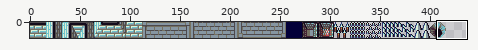
One commit to this sprite sheet: assets/tileset.png. The first picture is a wide view before the edit; the outline marks the close-up.
Close-up. As it was:
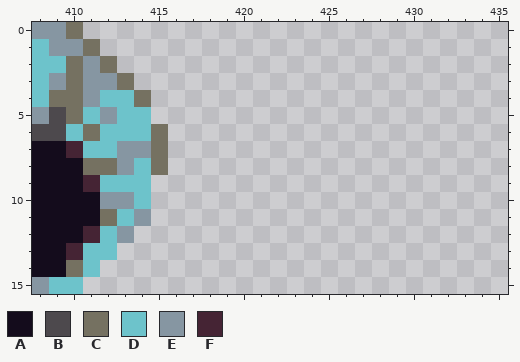
The file is 464x16 pixels. Colours within 5 levels of each other are drawn and written as one. Shown: x 408..435, y 0..15. The wide view leaves out empty margins.
Palette (. is transparent): A #140c1c  B #4d494d  C #757161  D #6dc3cb  E #8696a2  F #452434
Pixels before, first column x 408:
 0 EEC.....
 1 DEEC....
 2 DDCEC...
 3 DECEEC..
 4 DCCEDDC.
 5 EBCDEDD.
 6 BBDCDDDC
 7 AAFDDEEC
 8 AAACCEDC
 9 AAAFDDD.
10 AAAAEED.
11 AAAACDE.
12 AAAFDE..
13 AAFDD...
14 AACD....
15 EDD.....
After:
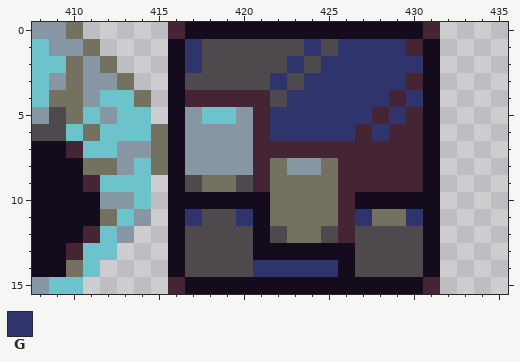
Colours new in this view: G #30346d
Diff:
There is now colour A in row 0 at x 417 to 430; in rows 1 to 9 at x 416 and 431; in row 10 at x 416 to 421 and 427 to 431; in rows 11 to 12 at x 416, 421 and 431; in row 13 at x 416, 421 to 426 and 431; in row 14 at x 416, 426 and 431.
There is now colour A in row 15 at x 417 to 430.
There is now colour B in row 1 at x 418 to 423 and 425; in row 2 at x 418 to 422 and 424; in row 3 at x 417 to 421 and 423; in row 4 at x 422; in row 9 at x 417 and 420; in row 11 at x 418 to 419.
There is now colour B in row 12 at x 417 to 420, 422, 425 and 427 to 430; in rows 13 to 14 at x 417 to 420 and 427 to 430.
There is now colour C in row 8 at x 422 and 425; in row 9 at x 418 to 419 and 422 to 425; in row 10 at x 422 to 425; in row 11 at x 422 to 425 and 428 to 429; in row 12 at x 423 to 424.
There is now colour D in row 5 at x 418 to 419.
There is now colour E in row 5 at x 417 and 420; in rows 6 to 7 at x 417 to 420; in row 8 at x 417 to 420 and 423 to 424.
There is now colour F in row 0 at x 416 and 431; in row 1 at x 430; in row 3 at x 430; in row 4 at x 417 to 421 and 429; in row 5 at x 421, 428 and 430; in row 6 at x 421, 427 and 429 to 430.
There is now colour F in row 7 at x 421 to 430; in rows 8 to 9 at x 421 and 426 to 430; in rows 10 to 12 at x 426; in row 15 at x 416 and 431.
There is now colour G in row 1 at x 417, 424 and 426 to 429; in row 2 at x 417, 423 and 425 to 430; in row 3 at x 422 and 424 to 429; in row 4 at x 423 to 428 and 430; in row 5 at x 422 to 427 and 429; in row 6 at x 422 to 426 and 428.
There is now colour G in row 11 at x 417, 420, 427 and 430; in row 14 at x 421 to 425.
Where, in picture pixels (left, top, right, bottom), the same in both close-ups:
added: (168, 22, 440, 294)
